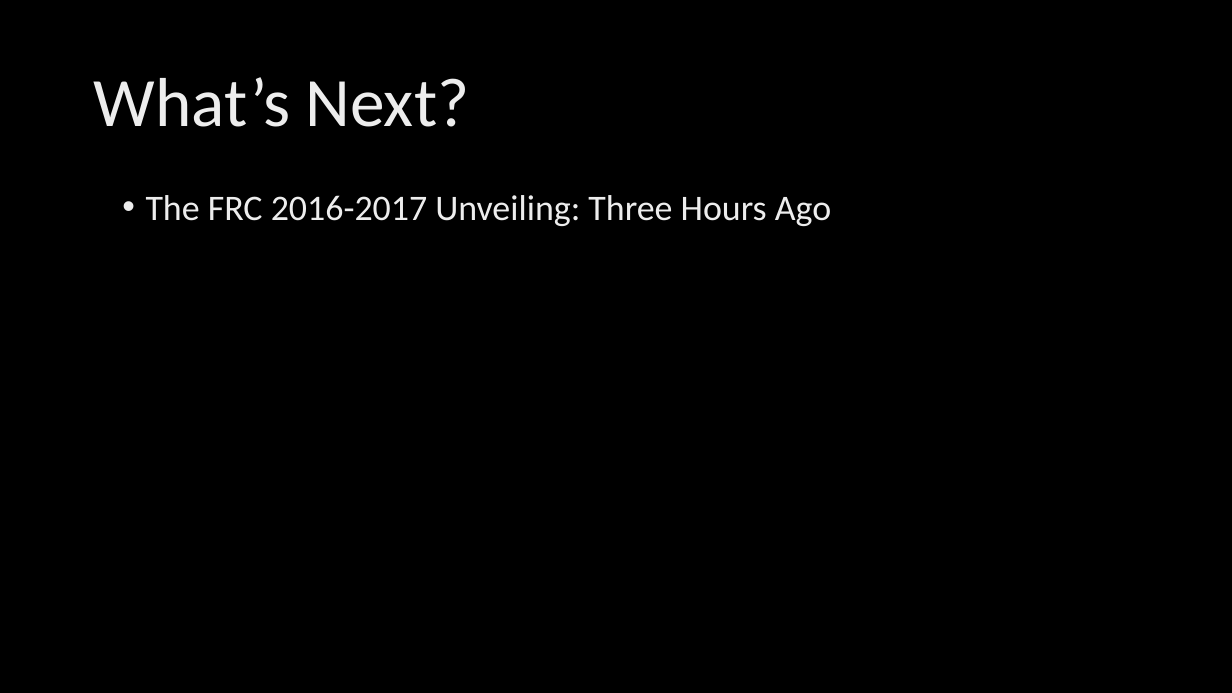
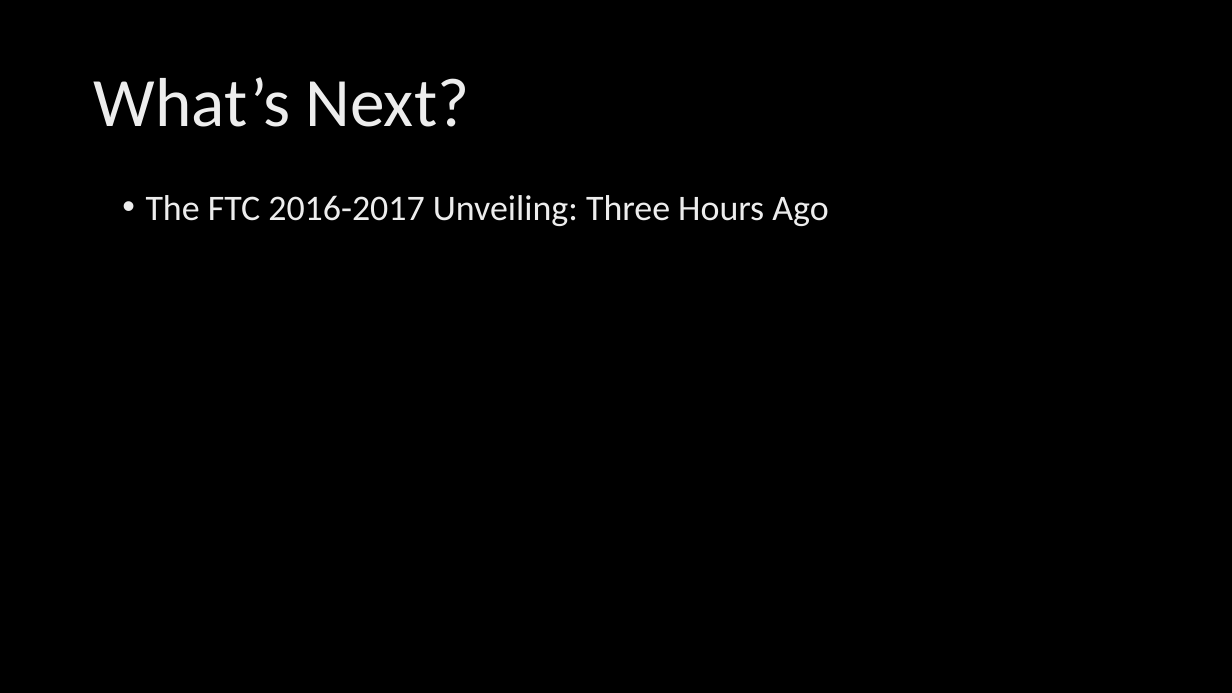
Before and after one commit to CarteriTrellis/CodeCamp2016, a slide deck: slide 30 of slides/Robots.SeattleCodeCamp2016.pptx. Drawn at 1232x693 pixels with LibreOffice and Linux fonts; fonts in the diff are those of the drawing; background and template pictures are left out. Boxes give left, top, right and bottom in pixels: in the first picture for what was removed or moved away, otherwise in the second. Text is boxed around its words. In the diff, an @@ line names an element or a change of style, - is before the commit and + after.

Commit message:
Added the list of videos as a slide at the end of the deck; fixed a typo in a slide.

```diff
--- a/slides/Robots.SeattleCodeCamp2016.pptx
+++ b/slides/Robots.SeattleCodeCamp2016.pptx
@@ text at (146, 195, 828, 226): text changed @@
-• The FRC 2016-2017 Unveiling: Three Hours Ago
+• The FTC 2016-2017 Unveiling: Three Hours Ago
```
Also in this commit, not shown: 1 slide added.
